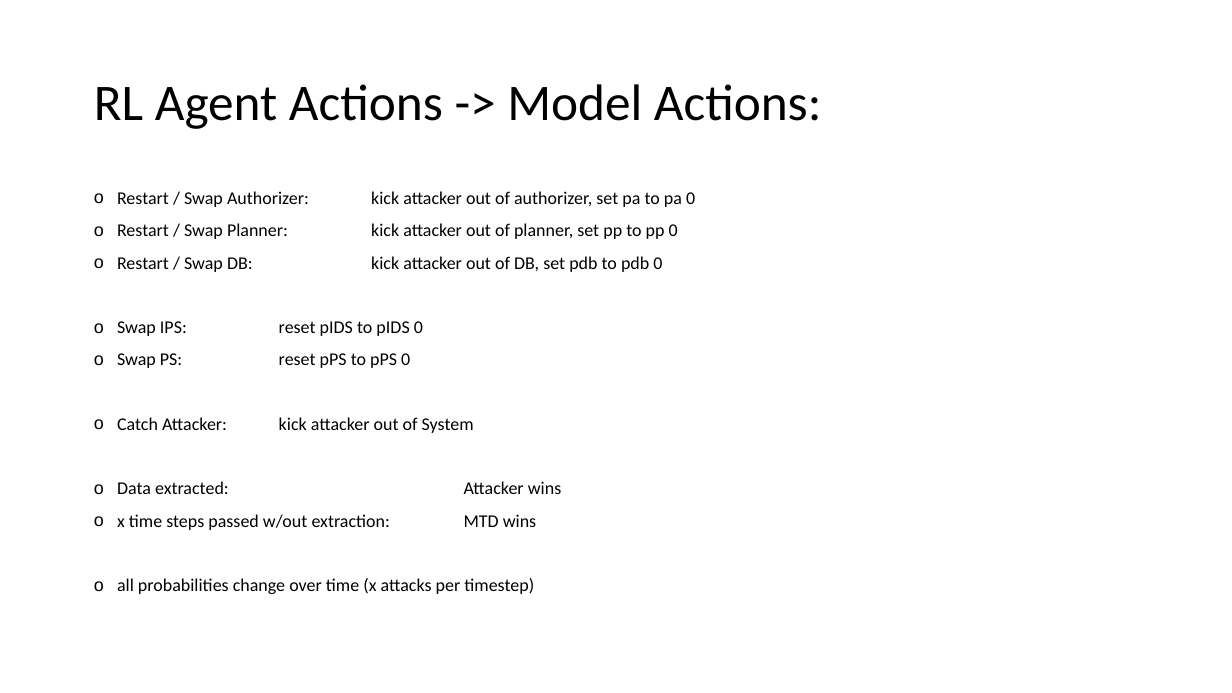
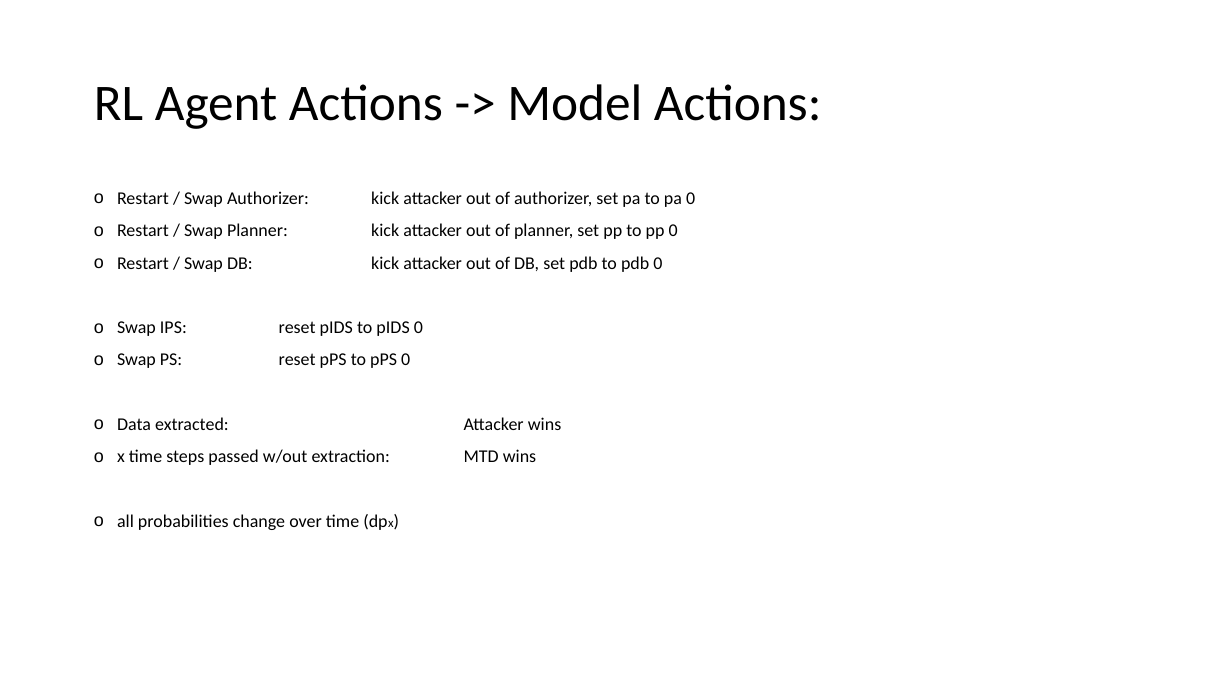
Before and after one commit to cailllev/PA, a slide deck: slide 8 of Model.pptx. Drawn at 1232x693 pixels with LibreOffice and Linux fonts; fonts in the diff are those of the drawing. Boxes give left, top, right and bottom in pixels: in the first picture for what was removed or moved away, otherwise in the second. Text is boxed around its words. In the diff, an @@ line names an element or a change of style, - is before the commit and + after.

Commit message:
refactor model

```diff
--- a/Model.pptx
+++ b/Model.pptx
@@ text at <box>117,417,474,433</box>: paragraph removed @@
-o Catch Attacker: kick attacker out of System
@@ text at <box>117,514,359,530</box>: text changed @@
-o all probabilities change over time (x attacks per timestep)
+o all probabilities change over time (dpx)
```
Also in this commit, not shown: 1 other slide changed.
